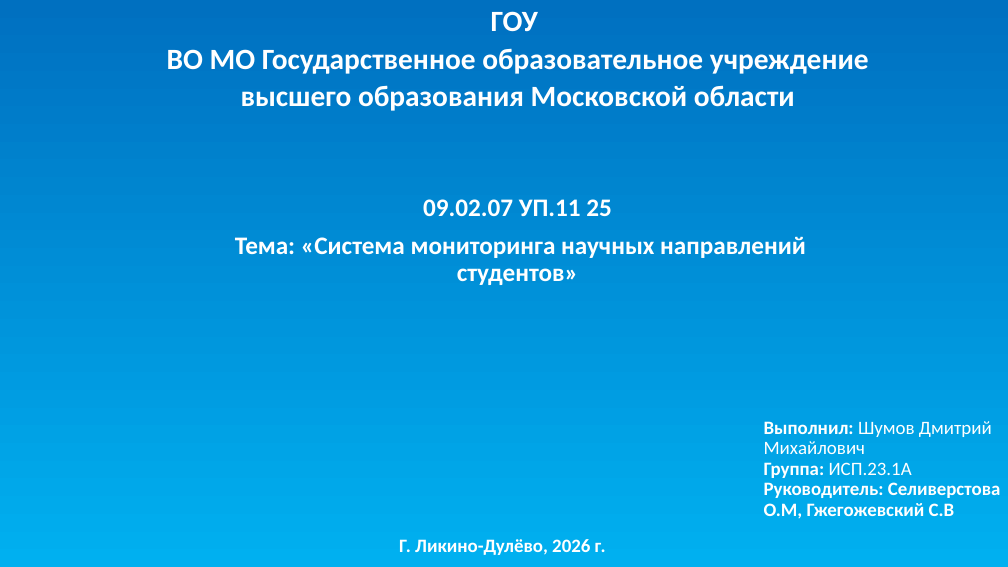
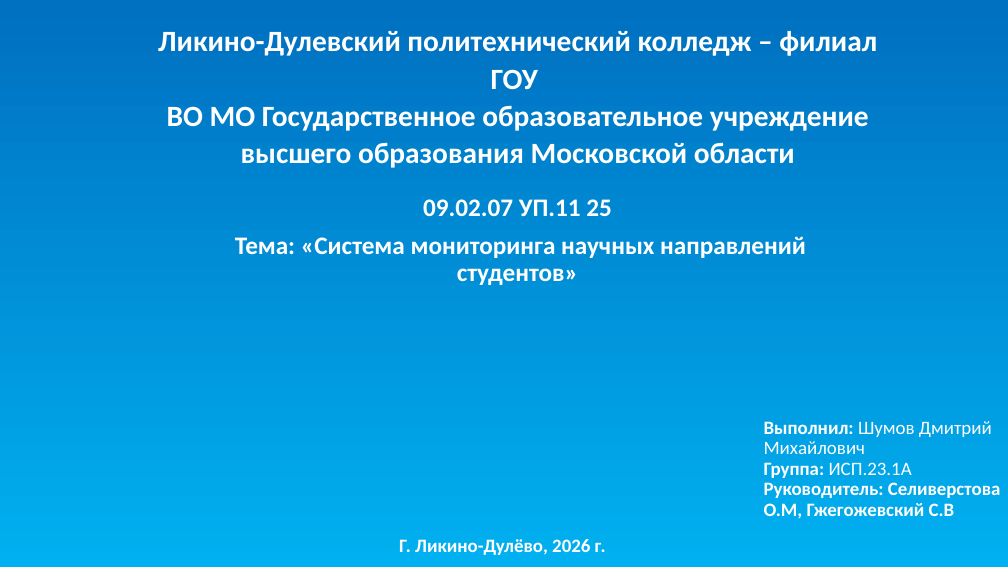
Before and after one commit to Dima-Shum/All_Documents_UP11, a slide deck: slide 1 of Шумов Д защита УП.pptx. Drawn at 1008x567 pixels with LibreOffice and Linux fonts; fonts in the diff are those of the drawing. Boxes give left, top, right and bottom in pixels: in the first picture for what was removed or moved away, otherwise in the second. Text is boxed around its words. In the diff, an @@ line names an element or a change of style, - is before the commit and + after.

```diff
--- a/Шумов Д защита УП.pptx
+++ b/Шумов Д защита УП.pptx
@@ title "Ликино-Дулевский политехнический колледж – филиал ..." rewrapped from bbox=[167, 11, 869, 111] to bbox=[158, 31, 877, 168] @@
```
Also in this commit, not shown: 14 other slides changed, 1 slide added, 1 slide removed.
